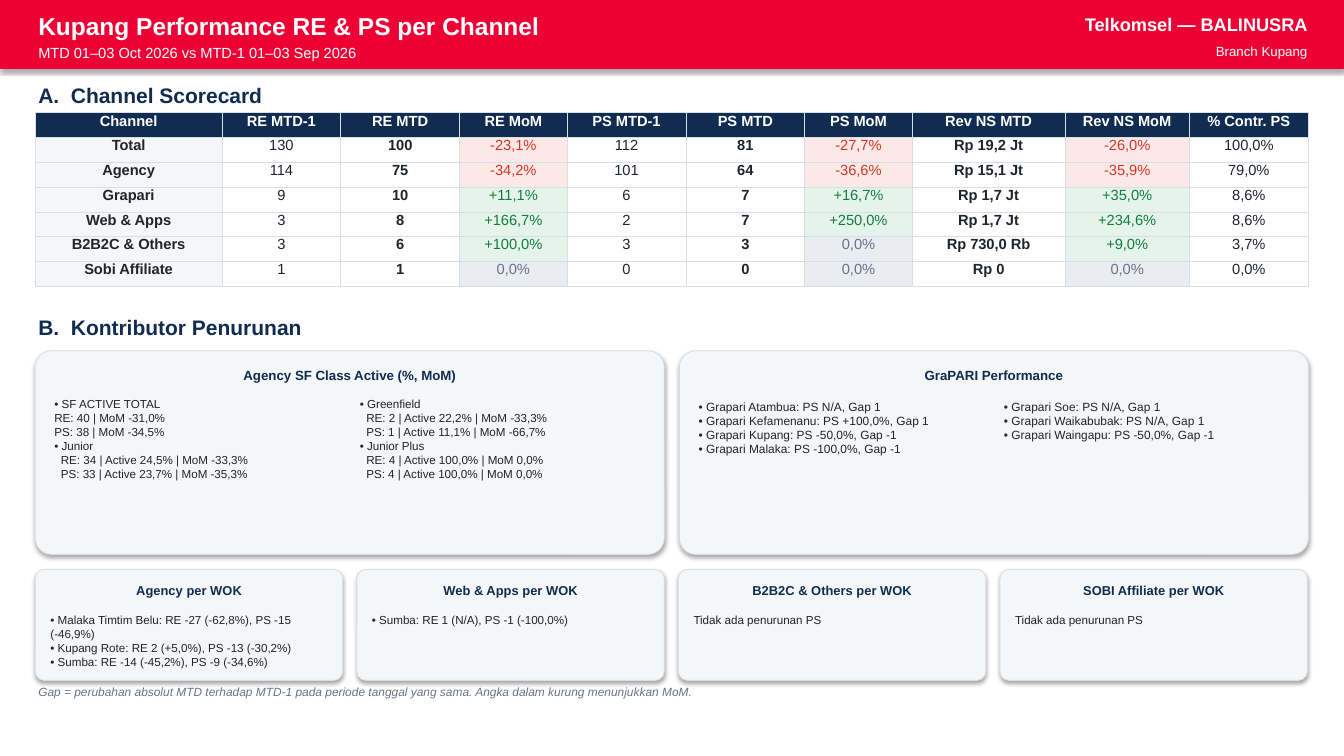
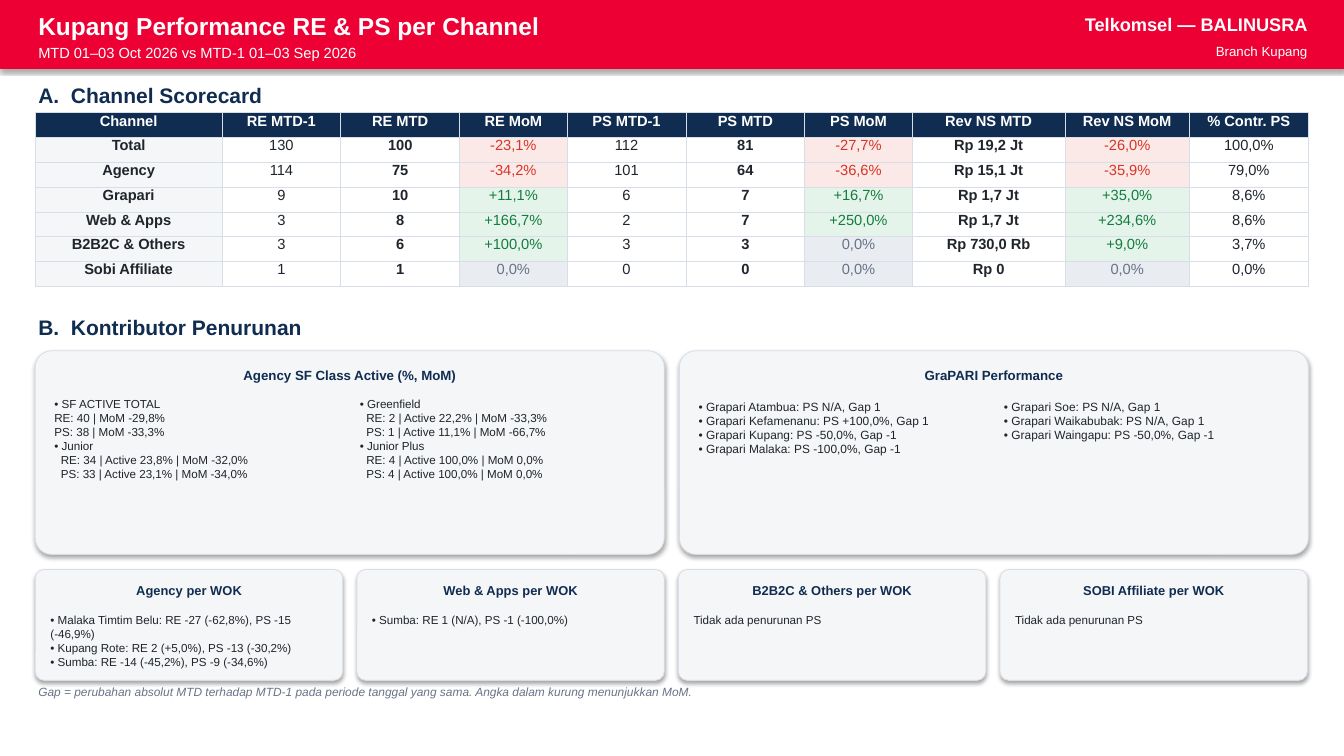
Before and after one commit to linktreehhbalnus-eng/wow_balnus, a slide deck: slide 6 of beta_12wok/reports/BRANCH_KUPANG_PERFORMANCE_SUMMARY_20261003_INARA.pptx. Drawn at 1344x756 pixels with LibreOffice and Linux fonts; fonts in the diff are those of the drawing. Boxes give left, top, right and bottom in pixels: in the first picture for what was removed or moved away, otherwise in the second. Text is boxed around its words. In the diff, an @@ line names an element or a change of style, - is before the commit and + after.

```diff
--- a/beta_12wok/reports/BRANCH_KUPANG_PERFORMANCE_SUMMARY_20261003_INARA.pptx
+++ b/beta_12wok/reports/BRANCH_KUPANG_PERFORMANCE_SUMMARY_20261003_INARA.pptx
@@ text at bbox=[54, 400, 248, 480]: text changed @@
-• SF ACTIVE TOTAL
-RE: 40 | MoM -31,0%
-PS: 38 | MoM -34,5%
-• Junior
-RE: 34 | Active 24,5% | MoM -33,3%
-PS: 33 | Active 23,7% | MoM -35,3%
+• SF ACTIVE TOTAL
+RE: 40 | MoM -29,8%
+PS: 38 | MoM -33,3%
+• Junior
+RE: 34 | Active 23,8% | MoM -32,0%
+PS: 33 | Active 23,1% | MoM -34,0%
```
Also in this commit, not shown: 5 other slides changed, 12 other files.
